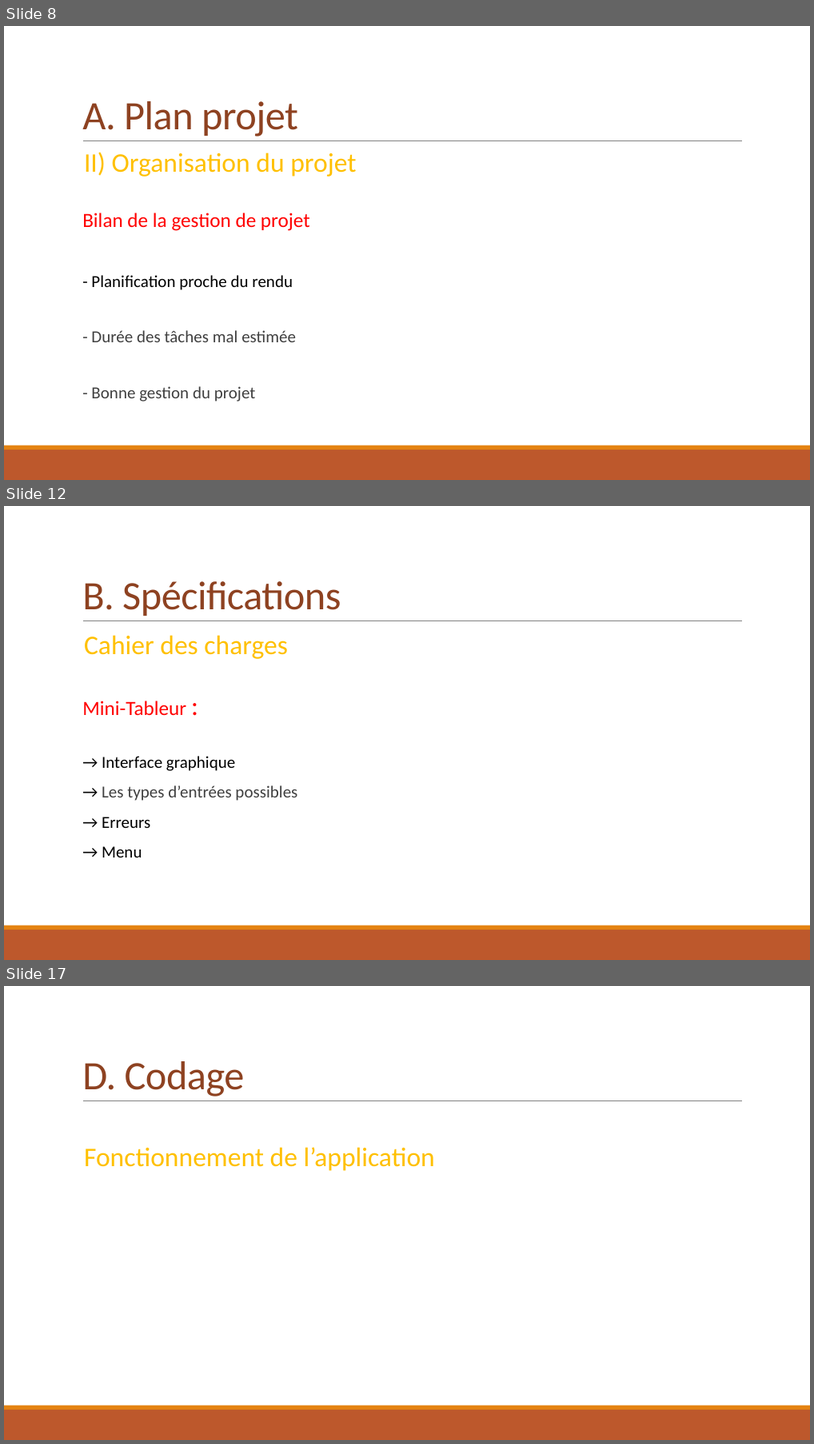
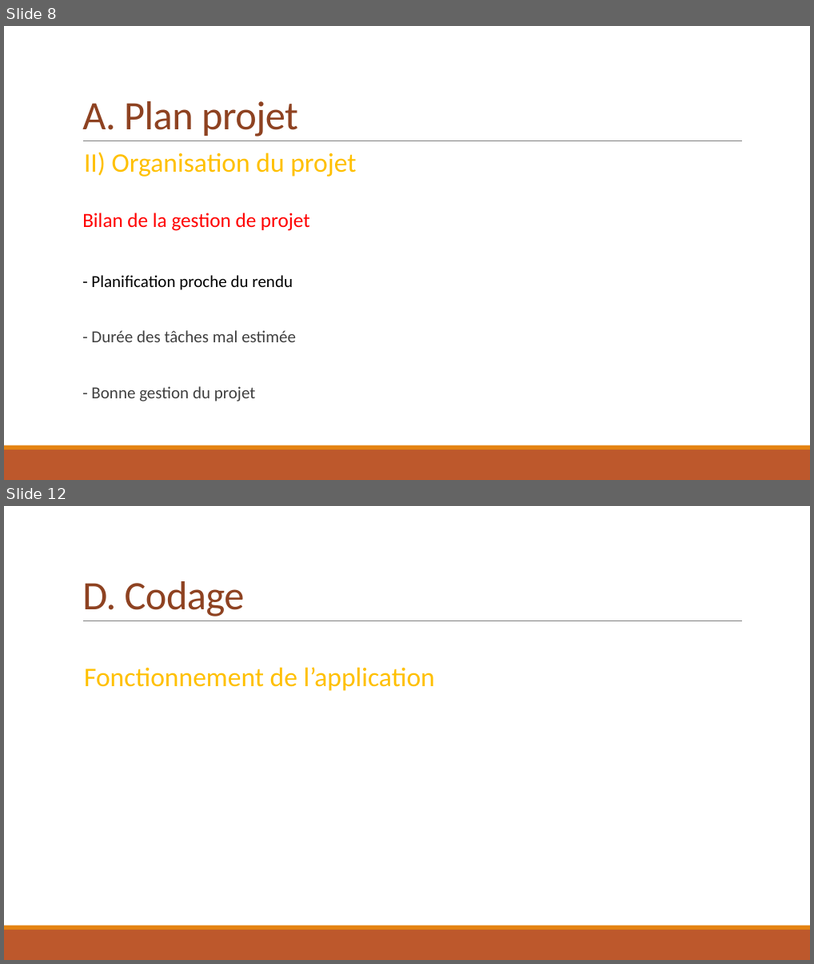
Before and after one commit to Vinvin2/Calculatrice, a slide deck: ProjetS2/Dossier-Manuel-Presentation/PresentationProjetS2.pptx. Shown one above the other, each under a label of ours: slides 8, 12 and 17 before the commit, slides 8 and 12 after it; the slides between them are not shown. The pictures are 814x1444 and 814x964 pixels, drawn with LibreOffice and Linux fonts; fonts in the diff are those of the drawing. Boxes give left, top, right and bottom in pixels: in the first picture for what was removed or moved away, otherwise in the second. Text is boxed around its words. In the diff, an @@ line names an element or a change of style, - is before the commit and + after.

```diff
--- a/ProjetS2/Dossier-Manuel-Presentation/PresentationProjetS2.pptx
+++ b/ProjetS2/Dossier-Manuel-Presentation/PresentationProjetS2.pptx
@@ slide 12 removed at [4,506,810,960], background #FFFFFF; not listed: 3 template elements that a slide beside it also shows @@
@@ title removed at [82,581,341,616] @@
-B. Spécifications
@@ text removed at [82,635,298,857] @@
-        Cahier des charges
-        Mini-Tableur :
-        → Interface graphique
-  → Les types d’entrées possibles
-  → Erreurs
-  → Menu
@@ what was slide 17 is now slide 12 @@
```
Also in this commit, not shown: 3 slides changed, 12 other slides removed, 1 other file.
